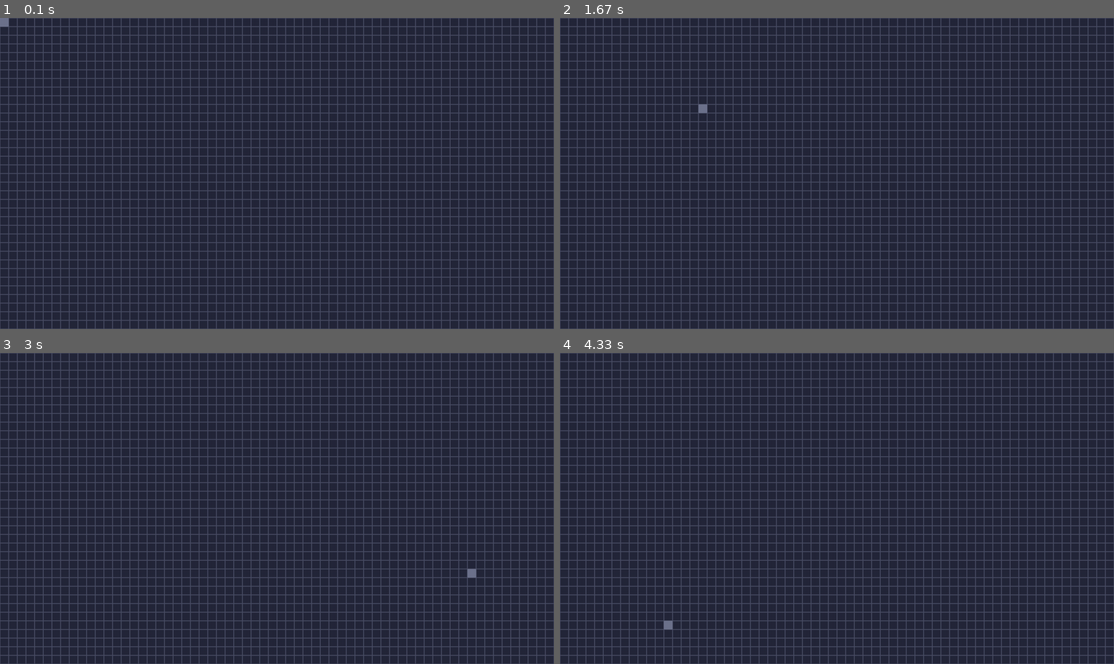
Above: before the commit, frames 1-4 (two rows, left to right).
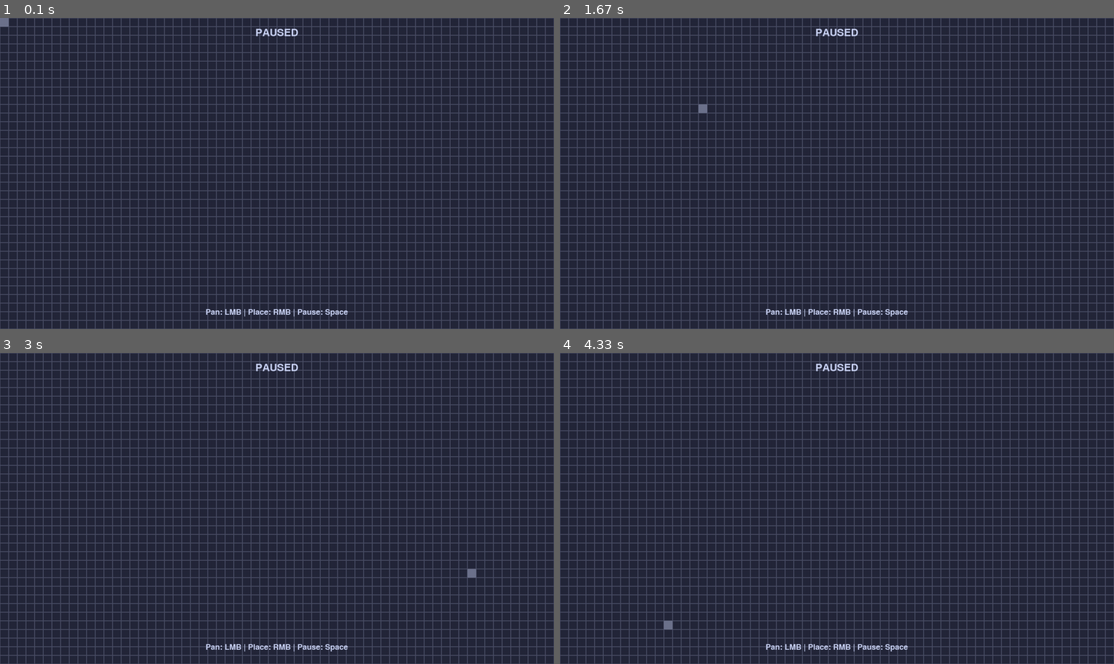
Above: after the commit, the same moments.

Repository: astrayblackcat/pygame-of-life
Game: pygame game, started from gameoflife.py
Same seed, same stepped clock (60 frames per second), same inputs: the game is played once before the commit and once after it.
Inputs (mouse positions are in pixels of both pictures, inside the frame that each line leads up to):
- Up to frame 1 (0.1 s): no input
- Up to frame 2 (1.67 s): move the mouse to (814, 185) at 0.37 s; move the mouse to (665, 245) at 0.87 s; move the mouse to (704, 111) at 1.37 s
- Up to frame 3 (3 s): move the mouse to (487, 626) at 1.87 s; move the mouse to (66, 440) at 2.43 s; move the mouse to (470, 570) at 2.93 s
- Up to frame 4 (4.33 s): move the mouse to (681, 542) at 3.43 s; move the mouse to (670, 623) at 3.93 s

The runs differ from the first frame. In frame 1, 0.4% of the frame differs, in the area x 37-63%, y 3-97%; in frame 2, 0.4%; in frame 3, 0.4%; in frame 4, 0.4%.

Commit message:
fixed awful camera clamping, added some UI elements

Diff:
--- a/gameoflife.py
+++ b/gameoflife.py
@@ -1,8 +1,9 @@
 import pygame
 import numpy as np
+import pygame.freetype
 
-GAME_WIDTH = 3840
-GAME_HEIGHT = 2160
+GAME_WIDTH = 2560
+GAME_HEIGHT = 1440
 WINDOW_WIDTH = 1280
 WINDOW_HEIGHT = 720
 # colour scheme credit to catppuccin @ catppuccin.com
@@ -10,6 +11,7 @@
 GRID_COLOR = (73, 77, 100)
 HIGHLIGHT = (110, 115, 141)
 LIVE_CELL = (183, 189, 248)
+TEXT = (202, 211, 245)
 
 def main():
     global SCREEN, CLOCK, RUNNING, GAME_SURFACE, CELL_SIZE, state, camera_x, camera_y
@@ -21,13 +23,21 @@
     RUNNING = True
     CELL_SIZE = 20
     GAMEUPDATE = pygame.USEREVENT + 1
-    pygame.time.set_timer(GAMEUPDATE, 100)
-    simulating = False
+    pygame.time.set_timer(GAMEUPDATE, 100) # game tick timer
+    paused = True
     camera_x = 0
     camera_y = 0
     mouse_drag = False
+
     screen_rect = SCREEN.get_rect()
     surface_rect = GAME_SURFACE.get_rect()
+
+    # ui elements
+    font = pygame.freetype.Font(None, 18)
+    controls = font.render("Pan: LMB | Place: RMB | Pause: Space", TEXT)
+    paused_text = font.render("PAUSED", TEXT, size = 24)
+    controls[1].midbottom = (screen_rect.centerx, screen_rect.bottom - (screen_rect.bottom / 25))
+    paused_text[1].midtop = (screen_rect.centerx, 25)
 
     grid = create_grid(CELL_SIZE)
     state = np.zeros(shape=(GAME_WIDTH // CELL_SIZE, GAME_HEIGHT // CELL_SIZE))
@@ -52,8 +62,11 @@
                 RUNNING = False
 
             if event.type == pygame.VIDEORESIZE:
-                SCREEN = pygame.display.set_mode(event.size, pygame.RESIZABLE, vsync=1)
                 pygame.transform.scale(GAME_SURFACE, event.size)
+                pygame.transform.scale(controls[0], event.size)
+                resized = SCREEN.get_rect()
+                controls[1].midbottom = (resized.centerx, resized.bottom - (resized.bottom / 25))
+                paused_text[1].midtop = (resized.centerx, 25)
 
             if event.type == pygame.MOUSEBUTTONDOWN:
                 if event.button == 1:
@@ -76,22 +89,26 @@
                     y_offset = curr_y - mouse_start_y
                     camera_x = x_offset + camera_start_x
                     camera_y = y_offset + camera_start_y
-                    camera_x = max(-WINDOW_WIDTH + (SCREEN.get_size()[0] - WINDOW_WIDTH + CELL_SIZE),
+                    # camera clamping to prevent panning off of the grid
+                    camera_x = max((SCREEN.get_size()[0] - ((GAME_WIDTH + WINDOW_WIDTH) / 2) + CELL_SIZE),
                                    min(camera_x, (GAME_WIDTH - WINDOW_WIDTH) / 2) - CELL_SIZE)
-                    camera_y = max(-WINDOW_HEIGHT + (SCREEN.get_size()[1] - WINDOW_HEIGHT + CELL_SIZE),
+                    camera_y = max((SCREEN.get_size()[1] - ((GAME_WIDTH + WINDOW_WIDTH) / 2) + CELL_SIZE),
                                    min(camera_y, (GAME_HEIGHT - WINDOW_HEIGHT) / 2) - CELL_SIZE)
 
             if event.type == pygame.KEYDOWN:
-                if event.key == pygame.K_RETURN:
-                    simulating = not simulating
+                if event.key == pygame.K_SPACE:
+                    paused = not paused
 
             if event.type == GAMEUPDATE:
-                if simulating:
+                if not paused:
                     state = calculate_gen()
 
         surface_rect.x += camera_x
         surface_rect.y += camera_y
         SCREEN.blit(GAME_SURFACE, surface_rect)
+        SCREEN.blit(controls[0], controls[1])
+        if paused:
+            SCREEN.blit(paused_text[0], paused_text[1])
 
         pygame.display.flip()
         CLOCK.tick(144)
@@ -128,6 +145,7 @@
         if event.type == pygame.MOUSEBUTTONUP:
             if self.hovered:
                 state[self.coords[0]][self.coords[1]] = 1 - state[self.coords[0]][self.coords[1]]
+                print(self.coords)
 
 
 def create_grid(size):
